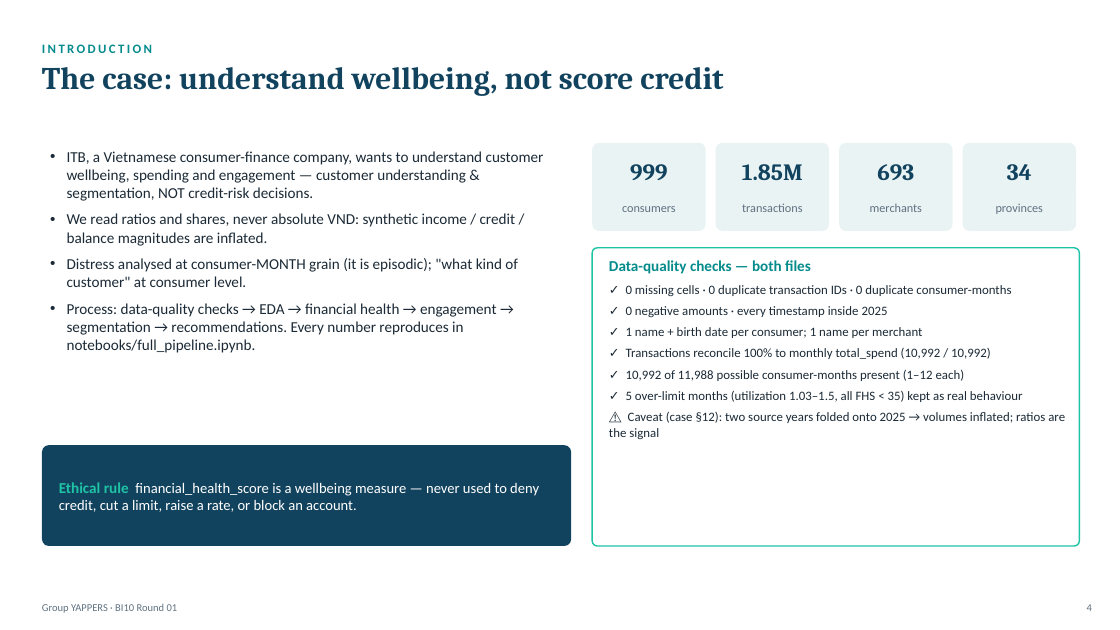
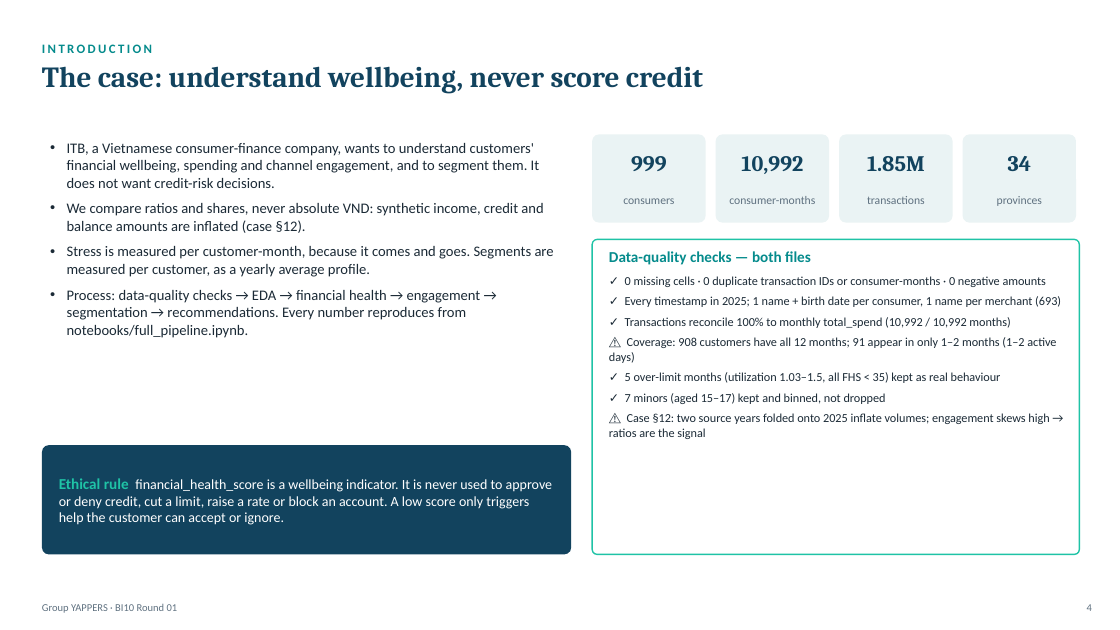
Before and after one commit to thanh-tai-435/BI10GroupYAPPERS, a slide deck: slide 4 of draft/YAPPERS_BI10_R01.pptx. Drawn at 1120x630 pixels with LibreOffice and Linux fonts; fonts in the diff are those of the drawing. Boxes give left, top, right and bottom in pixels: in the first picture for what was removed or moved away, otherwise in the second. Text is boxed around its words. In the diff, an @@ line names an element or a change of style, - is before the commit and + after.

Commit message:
Rebuild deck and notebook from 6-agent review
- Verified corrections: seasonality (drop 72% Nov-Dec slide), Sun+Mon claim dropped,
  91 one-off customers identified, segments renamed (High-Activity Users, Occasional Online-First),
  6 provinces in Q3, Ha Noi top FHS, overlap footnote fixed, explicit reach x |r| ranking
- New v2 charts from draft/review/*_charts_v2.py; review reports in draft/review/
- Notebook: fixed scenario cell (stale segment name), added value mechanism, December effect, ranking

```diff
--- a/draft/YAPPERS_BI10_R01.pptx
+++ b/draft/YAPPERS_BI10_R01.pptx
@@ text at (42, 66, 703, 93): text changed; size 27 to 25 pt @@
-The case: understand wellbeing, not score credit
+The case: understand wellbeing, never score credit
@@ text at (67, 143, 554, 338): text changed; size 13 to 12.5 pt @@
-• ITB, a Vietnamese consumer-finance company, wants to understand customer wellbeing, spending and engagement — customer understanding & segmentation, NOT credit-risk decisions.
-• We read ratios and shares, never absolute VND: synthetic income / credit / balance magnitudes are inflated.
-• Distress analysed at consumer-MONTH grain (it is episodic); "what kind of customer" at consumer level.
-• Process: data-quality checks → EDA → financial health → engagement → segmentation → recommendations. Every number reproduces in notebooks/full_pipeline.ipynb.
+• ITB, a Vietnamese consumer-finance company, wants to understand customers' financial wellbeing, spending and channel engagement, and to segment them. It does not want credit-risk decisions.
+• We compare ratios and shares, never absolute VND: synthetic income, credit and balance amounts are inflated (case §12).
+• Stress is measured per customer-month, because it comes and goes. Segments are measured per customer, as a yearly average profile.
+• Process: data-quality checks → EDA → financial health → engagement → segmentation → recommendations. Every number reproduces from notebooks/full_pipeline.ipynb.
@@ size 20 to 19 pt in 3 elements at (631, 156, 666, 171), (1008, 156, 1031, 171), (867, 156, 925, 171) @@
@@ text "1.85M": place and size @@
-text "1.85M" at (742, 164, 803, 180)
+text "1.85M" at (867, 156, 925, 171)
@@ 4 texts, 4 rounded rectangles: place and size @@
-4 texts, 4 rounded rectangles at (592, 143, 1076, 231)
+4 texts, 4 rounded rectangles at (592, 134, 1076, 223)
@@ text added at (741, 156, 803, 174), 19 pt, text #12435E, bold @@
+10,992
@@ text removed at (877, 164, 914, 180) @@
-693
@@ text added at (729, 196, 815, 204), 10 pt, text #5F7180 @@
+consumer-months
@@ size 10.5 to 10 pt in 3 elements at (623, 198, 674, 204), (997, 196, 1042, 206), (867, 196, 925, 204) @@
@@ text "transactions": place and size @@
-text "transactions" at (742, 203, 802, 212)
+text "transactions" at (867, 196, 925, 204)
@@ text removed at (870, 203, 922, 212) @@
-merchants
@@ rounded rectangle: place and size @@
-rounded rectangle at (592, 248, 1080, 546)
+rounded rectangle at (592, 239, 1080, 555)
@@ rounded rectangle at (592, 239, 1080, 555): proportions changed @@
@@ text "Data-quality checks — both files": place and size @@
-text "Data-quality checks — both files" at (609, 260, 1065, 439)
+text "Data-quality checks — both files" at (609, 251, 1061, 439)
@@ text at (609, 276, 1061, 363): text changed; size 11 to 10.5 pt @@
-✓ 0 missing cells · 0 duplicate transaction IDs · 0 duplicate consumer-months
-✓ 0 negative amounts · every timestamp inside 2025
-✓ 1 name + birth date per consumer; 1 name per merchant
-✓ Transactions reconcile 100% to monthly total_spend (10,992 / 10,992)
-✓ 10,992 of 11,988 possible consumer-months present (1–12 each)
+✓ 0 missing cells · 0 duplicate transaction IDs or consumer-months · 0 negative amounts
+✓ Every timestamp in 2025; 1 name + birth date per consumer, 1 name per merchant (693)
+✓ Transactions reconcile 100% to monthly total_spend (10,992 / 10,992 months)
+⚠ Coverage: 908 customers have all 12 months; 91 appear in only 1–2 months (1–2 active days)
@@ text at (625, 372, 1001, 383): size 11 to 10.5 pt in "✓ 5 over-limit months (utilization 1.03–1.5, all ..." @@
@@ text at (609, 393, 1049, 439): text changed; size 11 to 10.5 pt @@
-⚠ Caveat (case §12): two source years folded onto 2025 → volumes inflated; ratios are the signal
+✓ 7 minors (aged 15–17) kept and binned, not dropped
+⚠ Case §12: two source years folded onto 2025 inflate volumes; engagement skews high → ratios are the signal
@@ rounded rectangle at (42, 445, 571, 555): proportions changed @@
@@ rounded rectangle: place and size @@
-rounded rectangle at (42, 445, 571, 546)
+rounded rectangle at (42, 445, 571, 555)
@@ text at (59, 478, 552, 525): text changed; size 12.5 to 12 pt @@
-Ethical rule financial_health_score is a wellbeing measure — never used to deny credit, cut a limit, raise a rate, or block an account.
+Ethical rule financial_health_score is a wellbeing indicator. It is never used to approve or deny credit, cut a limit, raise a rate or block an account. A low score only triggers help the customer can accept or ignore.
```
Also in this commit, not shown: 21 other slides changed, 25 other files.
